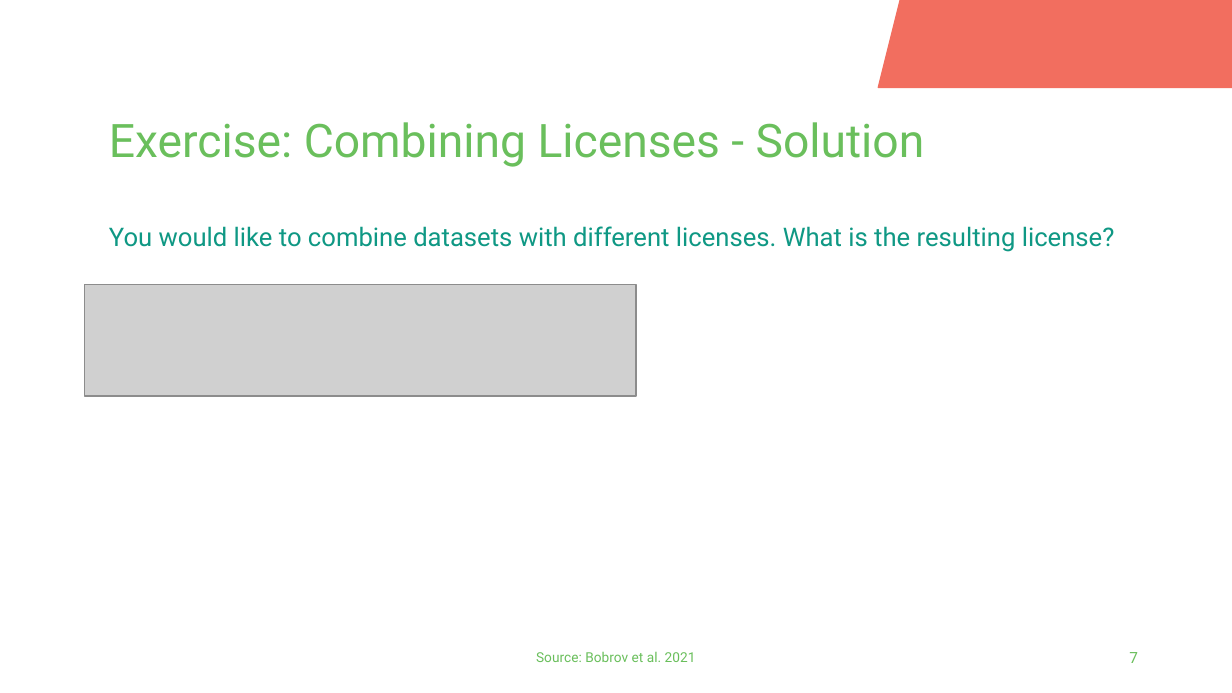
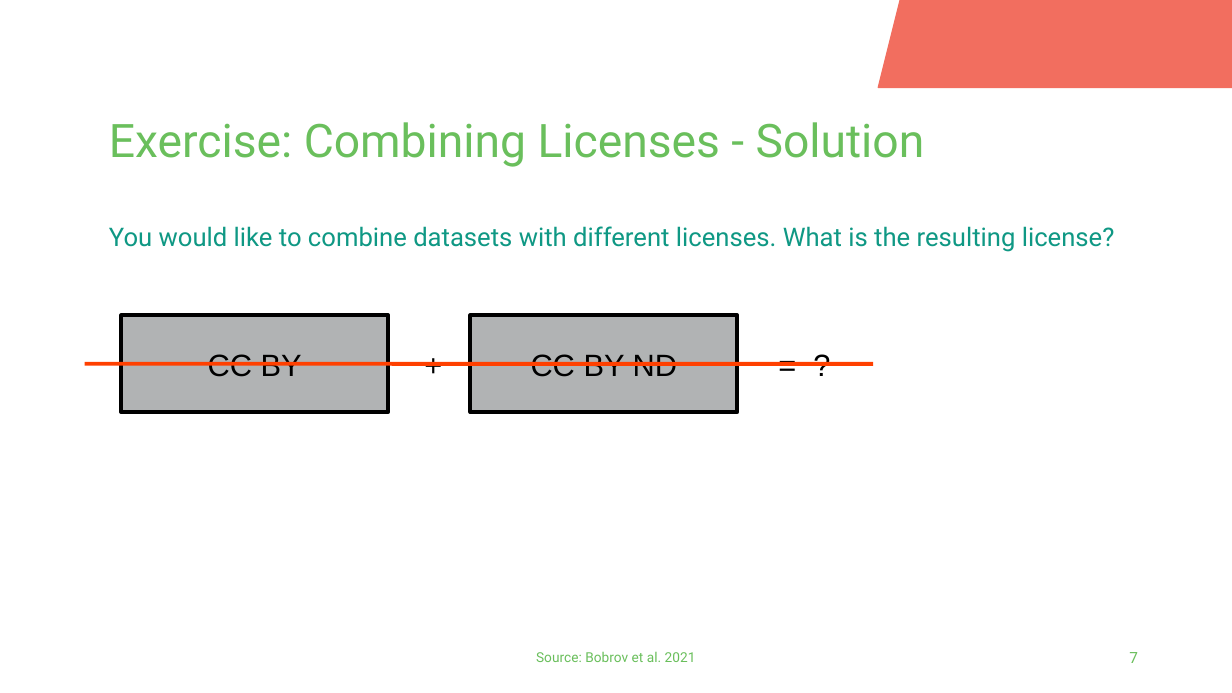
Before and after one commit to fairagro/FAIRagro_Modular-RDM-Training-Material, a slide deck: slide 7 of Bricks_LibreOffice/11_LegalAspects/11-01_LegalAspects_DataRights/11-01-03_DataRights_Licenses/11-01-03-04-04a_CC_Combinations_Exercise.odp. Drawn at 1232x693 pixels with LibreOffice and Linux fonts; fonts in the diff are those of the drawing; grey boxes stand for pictures; background and template pictures are left out. Boxes give left, top, right and bottom in pixels: in the first picture for what was removed or moved away, otherwise in the second. Text is boxed around its words. In the diff, an @@ line names an element or a change of style, - is before the commit and + after.

```diff
--- a/Bricks_LibreOffice/11_LegalAspects/11-01_LegalAspects_DataRights/11-01-03_DataRights_Licenses/11-01-03-04-04a_CC_Combinations_Exercise.odp
+++ b/Bricks_LibreOffice/11_LegalAspects/11-01_LegalAspects_DataRights/11-01-03_DataRights_Licenses/11-01-03-04-04a_CC_Combinations_Exercise.odp
@@ picture removed at [85,285,637,397] @@
@@ rectangle added at [121,315,388,413], fill #B1B3B4, outline #000000 2.3 pt, 18 pt, text #000000 @@
+CC BY
@@ rectangle added at [471,315,738,413], fill #B1B3B4, outline #000000 2.3 pt, 18 pt, text #000000 @@
+CC BY ND
@@ text added at [413,340,461,388], 18 pt, text #000000 @@
++
@@ text added at [766,340,849,388], 18 pt, text #000000 @@
+= ?
@@ line added from (85, 363) to (873, 363), #FF4000 2.3 pt @@
```
Also in this commit, not shown: 5 other slides changed, 1 other file.
